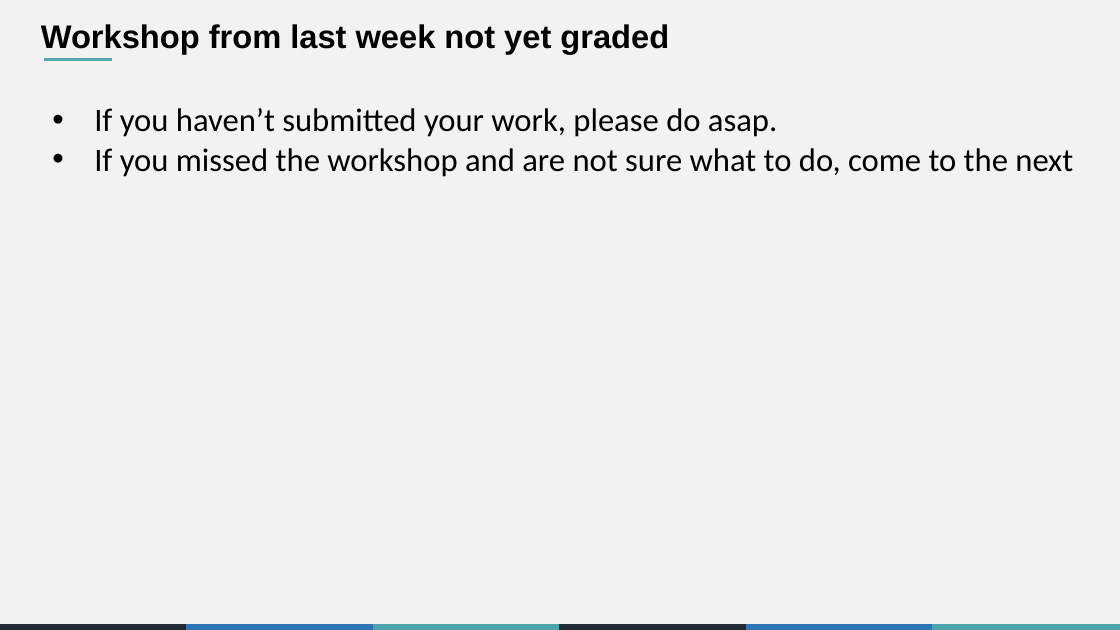
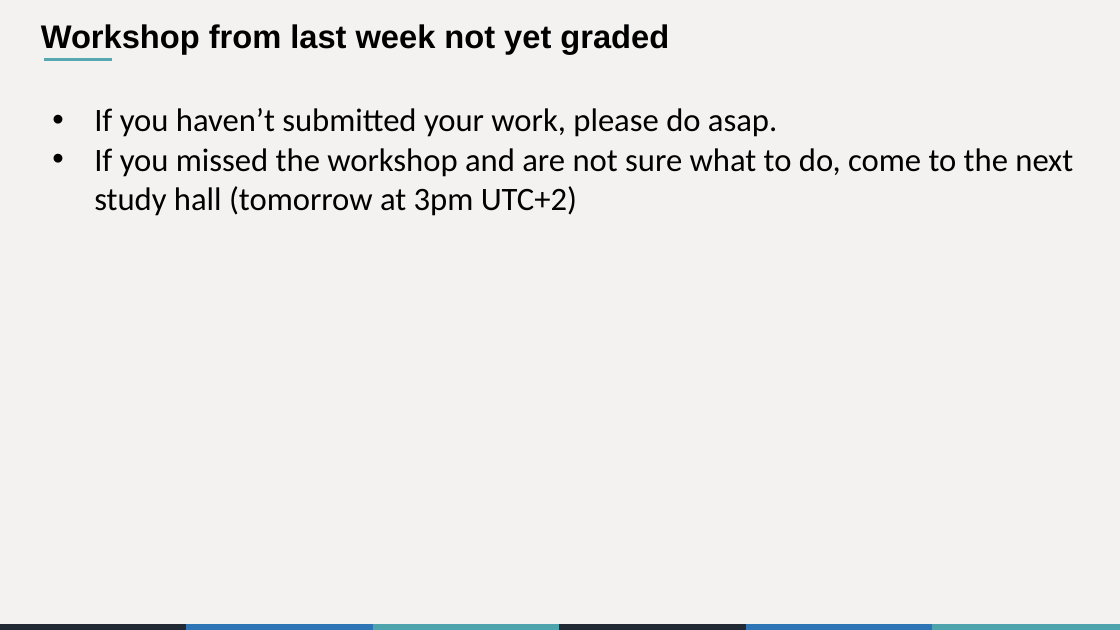
Before and after one commit to the-graph-courses/rbp_cohort_0_materials, a slide deck: slide 6 of week_03/slides/rbp_workshop_03.pptx. Drawn at 1120x630 pixels with LibreOffice and Linux fonts; fonts in the diff are those of the drawing. Boxes give left, top, right and bottom in pixels: in the first picture for what was removed or moved away, otherwise in the second. Text is boxed around its words. In the diff, an @@ line names an element or a change of style, - is before the commit and + after.

Commit message:
additional changes workshop document

```diff
--- a/week_03/slides/rbp_workshop_03.pptx
+++ b/week_03/slides/rbp_workshop_03.pptx
@@ text at (94, 148, 1073, 216): text changed @@
-• If you missed the workshop and are not sure what to do, come to the next
+• If you missed the workshop and are not sure what to do, come to the next study hall (tomorrow at 3pm UTC+2)
```
Also in this commit, not shown: 1 slide added, 5 other files.
